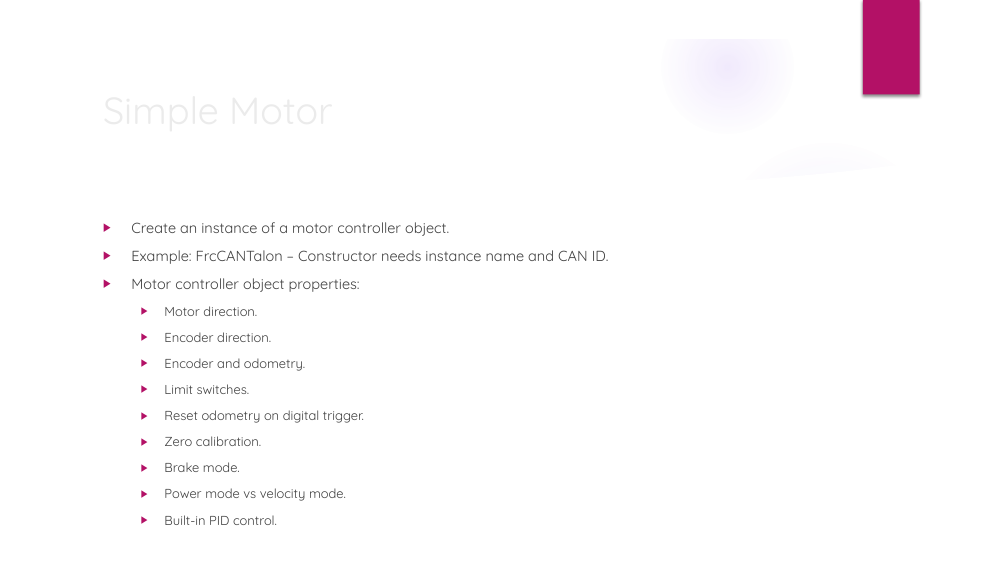
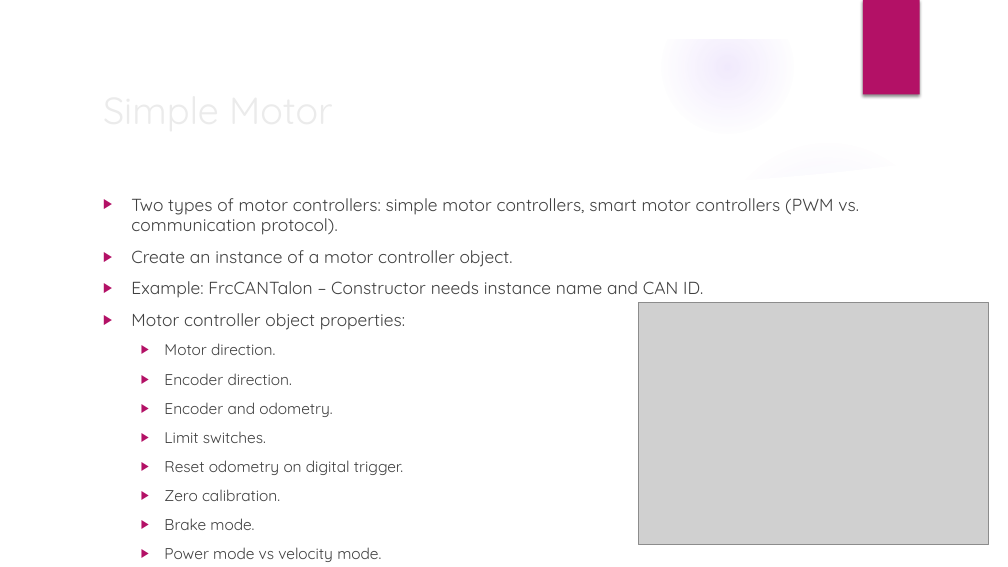
Before and after one commit to trc492/FrcProgrammingClass, a slide deck: slide 3 of Lesson3/AdvancedRoboticsLesson3.pptx. Drawn at 1008x567 pixels with LibreOffice and Linux fonts; fonts in the diff are those of the drawing; grey boxes stand for pictures; background and template pictures are left out. Boxes give left, top, right and bottom in pixels: in the first picture for what was removed or moved away, otherwise in the second. Text is boxed around its words. In the diff, an @@ line names an element or a change of style, - is before the commit and + after.

```diff
--- a/Lesson3/AdvancedRoboticsLesson3.pptx
+++ b/Lesson3/AdvancedRoboticsLesson3.pptx
@@ text "Two types of motor controllers: ..." moved from (x1=131, y1=222, x2=609, y2=501) to (x1=131, y1=198, x2=859, y2=562) @@
@@ text at (x1=131, y1=198, x2=859, y2=235): paragraph added @@
+▶ Two types of motor controllers: simple motor controllers, smart motor controllers (PWM vs. communication protocol).
@@ text at (x1=131, y1=250, x2=703, y2=562): size 13.9 to 16.6 pt in "Create an instance of a motor controller ...", "Example: FrcCANTalon – Constructor needs instance name ...", "Motor controller object properties:"; size 12.4 to 14.8 pt in "Motor direction.", "Encoder direction.", "Encoder and odometry.", "Limit switches." and 5 more places @@
@@ picture added at (x1=638, y1=302, x2=988, y2=544) @@
```
Also in this commit, not shown: 2 other slides changed, 3 other files.
